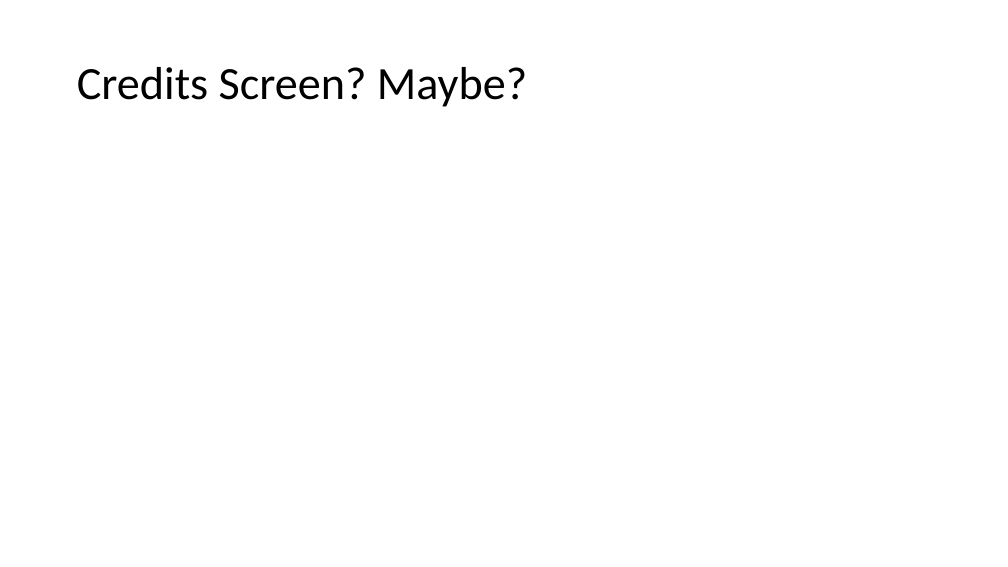
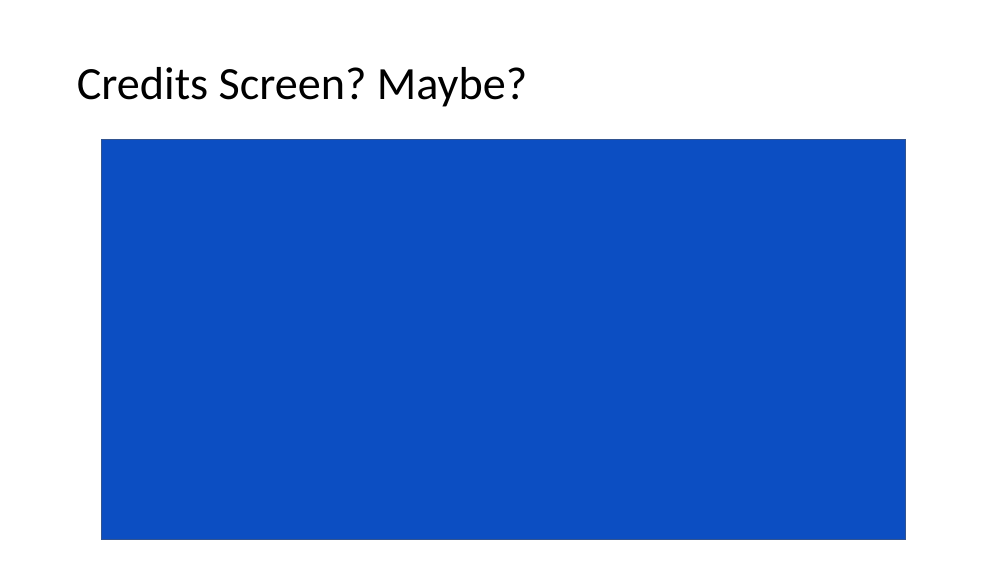
Before and after one commit to codingWithAndy/Thesis_Project, a slide deck: slide 11 of Additional Content/App Storyboard.pptx. Drawn at 1008x567 pixels with LibreOffice and Linux fonts; fonts in the diff are those of the drawing. Boxes give left, top, right and bottom in pixels: in the first picture for what was removed or moved away, otherwise in the second. Text is boxed around its words. In the diff, an @@ line names an element or a change of style, - is before the commit and + after.

```diff
--- a/Additional Content/App Storyboard.pptx
+++ b/Additional Content/App Storyboard.pptx
@@ rectangle added at (102,140,907,540), fill #0C4EC2, outline #325491 1 pt @@
```
Also in this commit, not shown: 7 other slides changed, 1 slide added, 1 slide removed, 5 other files.
